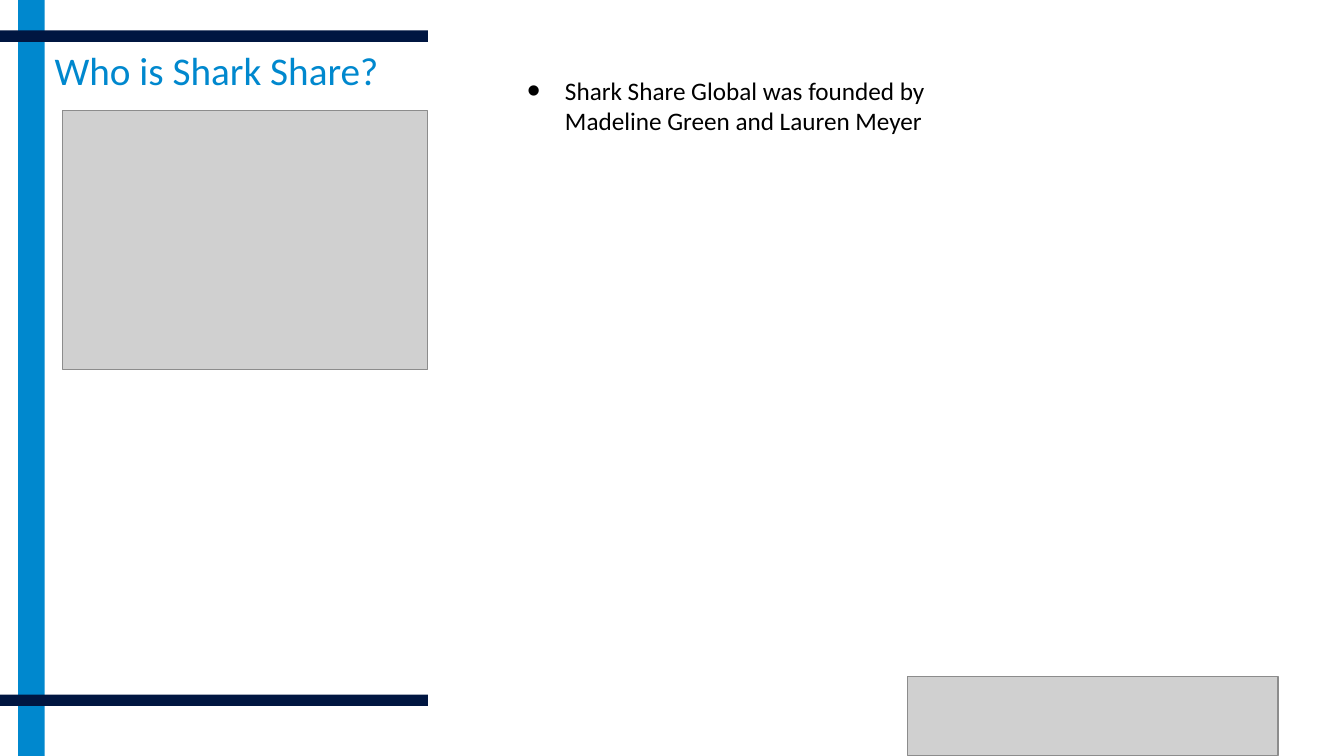
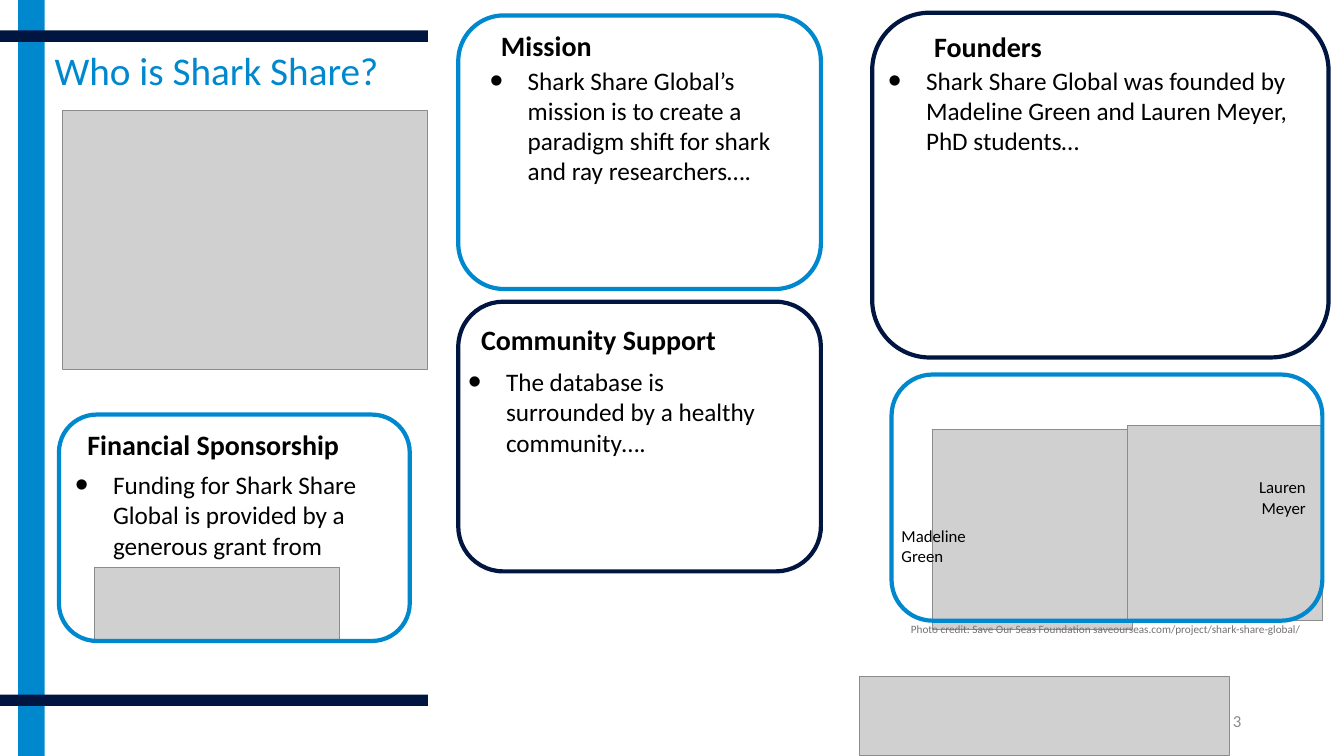
Before and after one commit to eamaccready/SharkDocs, a slide deck: slide 3 of RD Schematic Report.pptx. Drawn at 1344x756 pixels with LibreOffice and Linux fonts; fonts in the diff are those of the drawing; grey boxes stand for pictures. Boxes give left, top, right and bottom in pixels: in the first picture for what was removed or moved away, otherwise in the second. Text is boxed around its words. In the diff, an @@ line names an element or a change of style, - is before the commit and + after.

Commit message:
adds final poster in ppt and pdf, and student guidelines

```diff
--- a/RD Schematic Report.pptx
+++ b/RD Schematic Report.pptx
@@ rounded rectangle added at [459, 15, 822, 288], outline #0088CE 3 pt @@
@@ rounded rectangle added at [872, 13, 1329, 358], outline #001641 3 pt @@
@@ text added at [501, 36, 592, 57], 20 pt, text #000000, bold @@
+Mission
@@ text added at [934, 37, 1042, 58], 20 pt, text #000000, bold @@
+Founders
@@ text added at [528, 72, 770, 184], 18 pt, text #000000 @@
+• Shark Share Global’s mission is to create a paradigm shift for shark and ray researchers….
@@ text at [926, 72, 1286, 151]: text changed @@
-• Shark Share Global was founded by Madeline Green and Lauren Meyer
+• Shark Share Global was founded by Madeline Green and Lauren Meyer, PhD students…
@@ rounded rectangle added at [459, 301, 822, 572], outline #001641 3 pt @@
@@ text added at [481, 330, 716, 355], 20 pt, text #000000, bold @@
+Community Support
@@ text added at [506, 373, 755, 456], 18 pt, text #000000 @@
+• The database is surrounded by a healthy community….
@@ group added at [59, 414, 410, 641]: 2 texts, 1 picture, 1 rounded rectangle @@
+Financial Sponsorship
+• Funding for Shark Share Global is provided by a generous grant from
@@ group added at [892, 375, 1323, 637]: 3 texts, 2 pictures, 1 rounded rectangle @@
+Lauren Meyer
+Madeline Green
+Photo credit: Save Our Seas Foundation saveourseas.com/project/shark-share-global/
@@ picture: place and size @@
-picture at [908, 678, 1278, 756]
+picture at [860, 678, 1230, 756]
@@ page number added at [1233, 716, 1241, 727], 12 pt, text #8C8C8C @@
+3
```
Also in this commit, not shown: 12 other slides changed, 3 other files.
